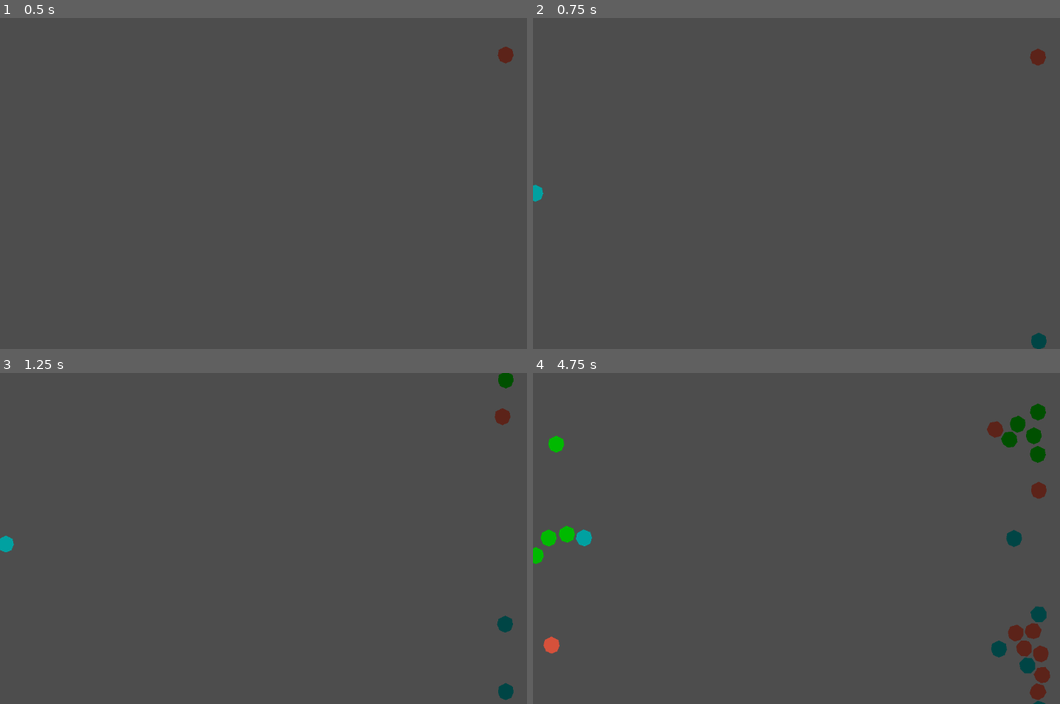
Above: before the commit, frames 1-4 (two rows, left to right).
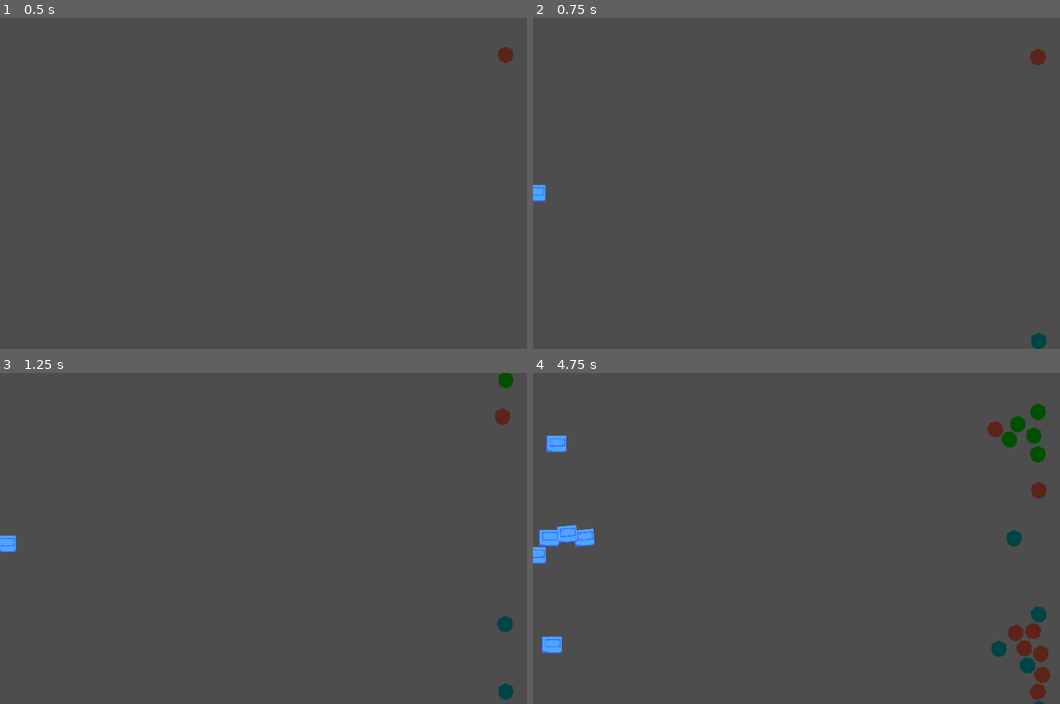
Above: after the commit, the same moments.

Repository: EctoCandy/Toy-Making-Game
Game: Godot game, scene res://Scenes/lanes_proto_main.tscn
Two runs of this game, one before a commit and one after it. Both use one fixed random seed, a clock stepped at 60 frames per second and the inputs below.
Inputs (mouse positions are in pixels of both pictures, inside the frame that each line leads up to):
- Up to frame 1 (0.5 s): no input
- Up to frame 2 (0.75 s): move the mouse to (959, 166) at 0.52 s; press the mouse at (959, 166) at 0.53 s
- Up to frame 3 (1.25 s): no input
- Up to frame 4 (4.75 s): release the mouse at (959, 521) at 1.25 s; drag from (712, 555) to (828, 429) at 1.27 s; move the mouse to (886, 465) at 2.02 s; press the mouse at (886, 465) at 2.03 s; release the mouse at (886, 465) at 2.75 s; drag from (796, 604) to (648, 488) at 2.77 s; move the mouse to (1007, 588) at 3.52 s; press the mouse at (1007, 588) at 3.53 s; release the mouse at (1007, 588) at 4.25 s; drag from (648, 488) to (828, 647) at 4.27 s

Frame 1 is identical in both runs. In frame 2, 0.1% of the frame differs, in the area x 0-3%, y 50-56%; in frame 3, 0.2%; in frame 4, 1.1%, in the area x 0-12%, y 18-85%.

Commit message:
Robot Body Sprite
Added a simple sprite for an evil toy robot's body

Diff:
--- a/Scenes/basic_player_unit.tscn
+++ b/Scenes/basic_player_unit.tscn
@@ -2,6 +2,7 @@
 
 [ext_resource type="Script" uid="uid://cvasj2b5ad283" path="res://Scripts/basic_player_unit.gd" id="1_oovt2"]
 [ext_resource type="PackedScene" uid="uid://4t183y78j406" path="res://Scenes/health_bar.tscn" id="2_rgwky"]
+[ext_resource type="Texture2D" uid="uid://dt83ps7f6x7na" path="res://Assets/Art/RobotBody.png" id="3_4stia"]
 
 [sub_resource type="CircleShape2D" id="CircleShape2D_my7ai"]
 radius = 17.117243
@@ -27,12 +28,15 @@
 [node name="HealthBarPivot" type="Node2D" parent="." unique_id=1468327187]
 
 [node name="HealthBar" parent="HealthBarPivot" unique_id=1347073494 node_paths=PackedStringArray("unit") instance=ExtResource("2_rgwky")]
-visible = false
 offset_left = -18.0
 offset_top = -31.0
 offset_right = 17.0
 offset_bottom = -24.0
 unit = NodePath("../..")
 
+[node name="Sprite2D" type="Sprite2D" parent="." unique_id=314286823]
+scale = Vector2(0.4, 0.4)
+texture = ExtResource("3_4stia")
+
 [connection signal="body_exited" from="." to="." method="_on_body_exited"]
 [connection signal="timeout" from="AttackCooldown" to="." method="_on_attack_cooldown_timeout"]
Binary file added: Assets/Art/RobotBody.png
Not shown, added: Assets/Art/RobotBody.png.import
